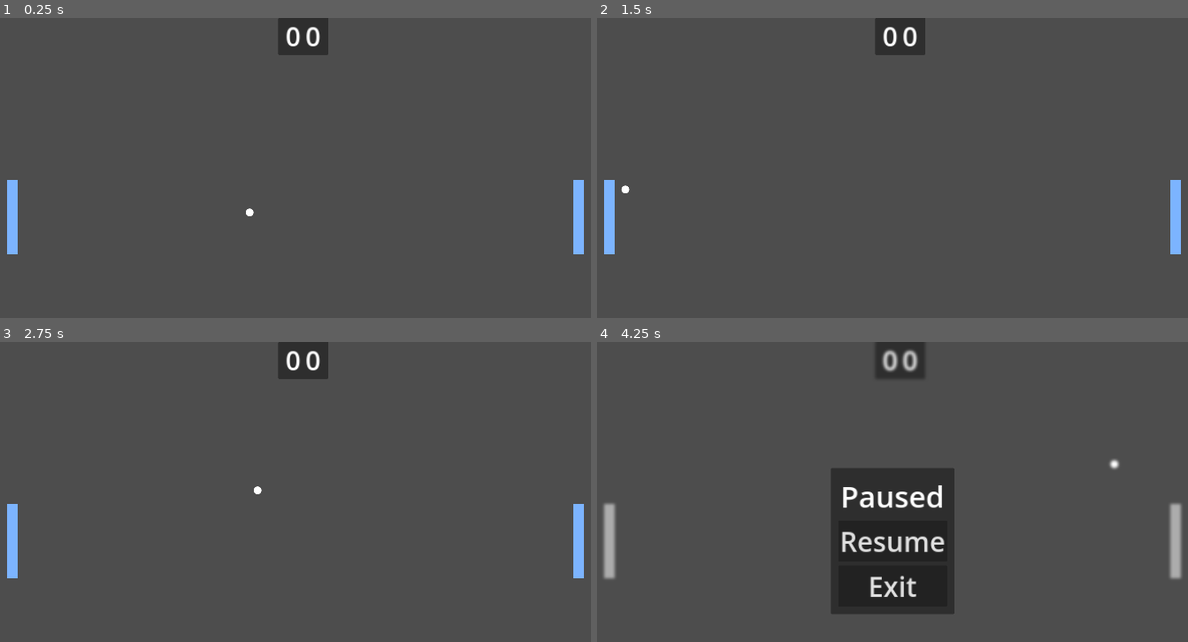
Above: before the commit, frames 1-4 (two rows, left to right).
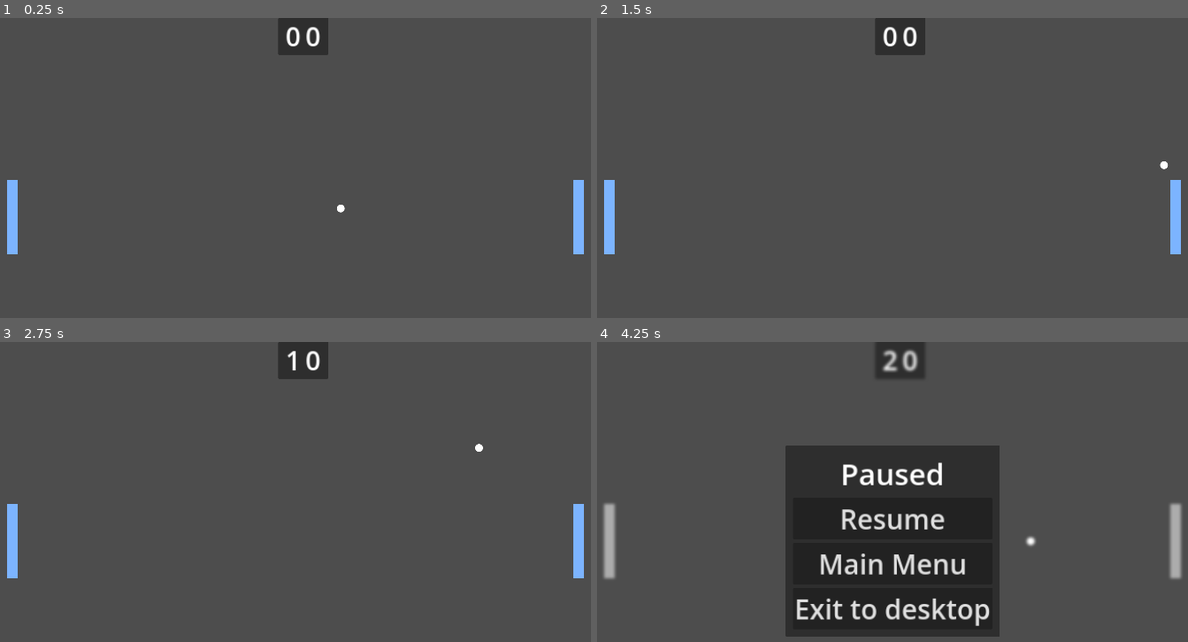
Above: after the commit, the same moments.

Repository: Telokis/MyPong
Game: Godot game, scene res://Scenes/Game/game.tscn
The game is run twice, just before and just after one commit, with the same random seed, the same clock (stepped at 60 frames per second) and the same inputs.
Inputs:
- Up to frame 1 (0.25 s): no input
- Up to frame 2 (1.5 s): tap Enter at 0.5 s
- Up to frame 3 (2.75 s): tap Space at 2 s
- Up to frame 4 (4.25 s): tap Escape (pause) at 4.15 s

The runs differ from the first frame. In frame 1, less than 0.1% of the frame differs, in the area x 41-59%, y 62-67%; in frame 2, less than 0.1%; in frame 3, 0.2%; in frame 4, 17%, in the area x 31-89%, y 4-99%.

Commit message:
Confirm Modal working

Diff:
--- a/Ball/ball.gd
+++ b/Ball/ball.gd
@@ -14,8 +14,6 @@
 func _ready():
 	$ColoredCircle.color = Color.WHITE
 	_update_radius()
-	for i in range(100):
-		print(rad_to_deg(_random_angle()))
 
 func _update_radius():
 	var collision_shape_2d: CollisionShape2D = $CollisionShape2D
--- /dev/null
+++ b/ui/ConfirmModal/confirm_modal.gd
@@ -0,0 +1,36 @@
+extends Control
+class_name ConfirmModal
+
+signal confirmed(bool)
+
+@onready var message_label: Label = %MessageLabel
+@onready var ok_button: Button = %OkButton
+@onready var cancel_button: Button = %CancelButton
+@onready var backdrop: ColorRect = $"."
+
+func _ready():
+	ok_button.pressed.connect(_on_ok_button_pressed)
+	cancel_button.pressed.connect(_on_cancel_button_pressed)
+
+func ask_confirmation(text: String, ok_text: String, cancel_text: String) -> bool:
+	set_process_unhandled_input(true)
+	message_label.text = text
+	ok_button.text = ok_text
+	cancel_button.text = cancel_text
+	show()
+	return await confirmed
+
+func _choose(is_ok: bool):
+	confirmed.emit(is_ok)
+	hide()
+	set_process_unhandled_input(false)
+
+func _on_ok_button_pressed():
+	_choose(true)
+
+func _on_cancel_button_pressed():
+	_choose(false)
+
+func _unhandled_input(event: InputEvent) -> void:
+	if event.is_action_pressed("ui_cancel"):
+		_choose(false)
--- /dev/null
+++ b/ui/ConfirmModal/confirm_modal.tscn
@@ -0,0 +1,114 @@
+[gd_scene load_steps=4 format=3 uid="uid://ci0lql3qqjhfx"]
+
+[ext_resource type="Theme" uid="uid://cw45l3bp8f0il" path="res://ui/Themes/my_theme.tres" id="1_3ofst"]
+[ext_resource type="Script" path="res://ui/ConfirmModal/confirm_modal.gd" id="1_we5ad"]
+
+[sub_resource type="StyleBoxFlat" id="StyleBoxFlat_0jiic"]
+bg_color = Color(0.201527, 0.201527, 0.201527, 1)
+border_width_left = 1
+border_width_top = 1
+border_width_right = 1
+border_width_bottom = 1
+corner_radius_bottom_left = 3
+shadow_color = Color(0, 0, 0, 0.097)
+shadow_size = 20
+shadow_offset = Vector2(0, 2)
+
+[node name="ConfirmModal" type="ColorRect"]
+process_mode = 3
+anchors_preset = 15
+anchor_right = 1.0
+anchor_bottom = 1.0
+grow_horizontal = 2
+grow_vertical = 2
+size_flags_horizontal = 4
+theme = ExtResource("1_3ofst")
+color = Color(0.1672, 0.19912, 0.38, 0.345098)
+script = ExtResource("1_we5ad")
+
+[node name="PanelContainer" type="PanelContainer" parent="."]
+layout_mode = 1
+anchors_preset = 8
+anchor_left = 0.5
+anchor_top = 0.5
+anchor_right = 0.5
+anchor_bottom = 0.5
+offset_left = -375.0
+offset_top = -135.5
+offset_right = 375.0
+offset_bottom = 135.5
+grow_horizontal = 2
+grow_vertical = 2
+theme_override_styles/panel = SubResource("StyleBoxFlat_0jiic")
+
+[node name="VBoxContainer" type="VBoxContainer" parent="PanelContainer"]
+layout_mode = 2
+size_flags_vertical = 0
+theme_override_constants/separation = 0
+
+[node name="MarginContainer" type="MarginContainer" parent="PanelContainer/VBoxContainer"]
+layout_mode = 2
+theme_override_constants/margin_left = 20
+theme_override_constants/margin_top = 20
+theme_override_constants/margin_right = 20
+theme_override_constants/margin_bottom = 20
+
+[node name="TitleLabel" type="Label" parent="PanelContainer/VBoxContainer/MarginContainer"]
+layout_mode = 2
+size_flags_horizontal = 3
+text = "Confirmation"
+horizontal_alignment = 1
+vertical_alignment = 1
+
+[node name="PanelContainer" type="PanelContainer" parent="PanelContainer/VBoxContainer"]
+layout_mode = 2
+size_flags_vertical = 2
+
+[node name="MarginContainer2" type="MarginContainer" parent="PanelContainer/VBoxContainer/PanelContainer"]
+layout_mode = 2
+size_flags_vertical = 0
+theme_override_constants/margin_left = 20
+theme_override_constants/margin_top = 20
+theme_override_constants/margin_right = 20
+theme_override_constants/margin_bottom = 20
+
+[node name="VBoxContainer" type="VBoxContainer" parent="PanelContainer/VBoxContainer/PanelContainer/MarginContainer2"]
+layout_mode = 2
+size_flags_vertical = 0
+theme_override_constants/separation = 10
+
+[node name="MessageLabel" type="Label" parent="PanelContainer/VBoxContainer/PanelContainer/MarginContainer2/VBoxContainer"]
+unique_name_in_owner = true
+custom_minimum_size = Vector2(250, 0)
+layout_mode = 2
+size_flags_vertical = 1
+text = "This will delete things."
+horizontal_alignment = 1
+autowrap_mode = 3
+
+[node name="HBoxContainer" type="HBoxContainer" parent="PanelContainer/VBoxContainer/PanelContainer/MarginContainer2/VBoxContainer"]
+layout_mode = 2
+theme_override_constants/separation = 10
+alignment = 1
+
+[node name="SpacerLeft" type="Control" parent="PanelContainer/VBoxContainer/PanelContainer/MarginContainer2/VBoxContainer/HBoxContainer"]
+layout_mode = 2
+size_flags_horizontal = 3
+
+[node name="OkButton" type="Button" parent="PanelContainer/VBoxContainer/PanelContainer/MarginContainer2/VBoxContainer/HBoxContainer"]
+unique_name_in_owner = true
+layout_mode = 2
+size_flags_horizontal = 3
+theme_type_variation = &"GreenButton"
+text = "Ok"
+
+[node name="CancelButton" type="Button" parent="PanelContainer/VBoxContainer/PanelContainer/MarginContainer2/VBoxContainer/HBoxContainer"]
+unique_name_in_owner = true
+layout_mode = 2
+size_flags_horizontal = 3
+theme_type_variation = &"RedButton"
+text = "Cancel"
+
+[node name="SpacerRight" type="Control" parent="PanelContainer/VBoxContainer/PanelContainer/MarginContainer2/VBoxContainer/HBoxContainer"]
+layout_mode = 2
+size_flags_horizontal = 3
--- a/ui/PauseMenu/pause_menu.gd
+++ b/ui/PauseMenu/pause_menu.gd
@@ -1,5 +1,14 @@
 extends CanvasLayer
 
+@onready var resume_button: Button = %ResumeButton
+@onready var main_menu_button: Button = %MainMenuButton
+@onready var exit_button: Button = %ExitButton
+@onready var confirm_modal: ConfirmModal = %ConfirmModal
+
+func _ready() -> void:
+	resume_button.pressed.connect(_on_resume_button_pressed)
+	main_menu_button.pressed.connect(_on_main_menu_button_pressed)
+	exit_button.pressed.connect(_on_exit_button_pressed)
 
 func _on_pause():
 	get_tree().paused = true
@@ -8,3 +17,15 @@
 func _on_unpause():
 	hide()
 	get_tree().paused = false
+
+func _on_resume_button_pressed():
+	_on_unpause()
+
+func _on_main_menu_button_pressed():
+	pass
+
+func _on_exit_button_pressed():
+	var confirmed = await confirm_modal.ask_confirmation("Do you really want to quit?", "Yes", "No")
+
+	if confirmed:
+		get_tree().quit()
--- a/ui/PauseMenu/pause_menu.tscn
+++ b/ui/PauseMenu/pause_menu.tscn
@@ -1,8 +1,9 @@
-[gd_scene load_steps=5 format=3 uid="uid://dictko6ob1jwp"]
+[gd_scene load_steps=6 format=3 uid="uid://dictko6ob1jwp"]
 
 [ext_resource type="Script" path="res://ui/PauseMenu/pause_menu.gd" id="1_d2108"]
 [ext_resource type="Theme" uid="uid://cw45l3bp8f0il" path="res://ui/Themes/my_theme.tres" id="1_su71u"]
 [ext_resource type="Shader" path="res://ui/PauseMenu/blur.gdshader" id="2_eq8l5"]
+[ext_resource type="PackedScene" uid="uid://ci0lql3qqjhfx" path="res://ui/ConfirmModal/confirm_modal.tscn" id="4_jvunp"]
 
 [sub_resource type="ShaderMaterial" id="ShaderMaterial_b3xd4"]
 shader = ExtResource("2_eq8l5")
@@ -65,11 +66,20 @@
 theme_type_variation = &"HugeButton"
 text = "Resume"
 
+[node name="MainMenuButton" type="Button" parent="Control/PanelContainer/MarginContainer/VBoxContainer"]
+unique_name_in_owner = true
+layout_mode = 2
+theme = ExtResource("1_su71u")
+theme_type_variation = &"HugeButton"
+text = "Main Menu"
+
 [node name="ExitButton" type="Button" parent="Control/PanelContainer/MarginContainer/VBoxContainer"]
 unique_name_in_owner = true
 layout_mode = 2
 theme = ExtResource("1_su71u")
 theme_type_variation = &"HugeButton"
-text = "Exit"
+text = "Exit to desktop"
 
-[connection signal="pressed" from="Control/PanelContainer/MarginContainer/VBoxContainer/ResumeButton" to="." method="_on_unpause"]
+[node name="ConfirmModal" parent="." instance=ExtResource("4_jvunp")]
+unique_name_in_owner = true
+visible = false
--- a/ui/Themes/my_theme.tres
+++ b/ui/Themes/my_theme.tres
@@ -1,7 +1,70 @@
-[gd_resource type="Theme" format=3 uid="uid://cw45l3bp8f0il"]
+[gd_resource type="Theme" load_steps=10 format=3 uid="uid://cw45l3bp8f0il"]
+
+[sub_resource type="StyleBoxEmpty" id="StyleBoxEmpty_6850g"]
+
+[sub_resource type="StyleBoxFlat" id="StyleBoxFlat_jmghn"]
+bg_color = Color(0.0816668, 0.7, 0, 1)
+border_width_left = 1
+border_width_top = 1
+border_width_right = 1
+border_width_bottom = 1
+
+[sub_resource type="StyleBoxFlat" id="StyleBoxFlat_iod5q"]
+bg_color = Color(0.0700001, 0.6, 0, 1)
+border_width_left = 1
+border_width_top = 1
+border_width_right = 1
+border_width_bottom = 1
+
+[sub_resource type="StyleBoxFlat" id="StyleBoxFlat_wixdq"]
+bg_color = Color(0.0933334, 0.8, 0, 1)
+border_width_left = 1
+border_width_top = 1
+border_width_right = 1
+border_width_bottom = 1
+
+[sub_resource type="StyleBoxFlat" id="StyleBoxFlat_w3nyq"]
+bg_color = Color(0, 0, 0, 0.196078)
+
+[sub_resource type="StyleBoxEmpty" id="StyleBoxEmpty_ia2fs"]
+
+[sub_resource type="StyleBoxFlat" id="StyleBoxFlat_ckbx4"]
+bg_color = Color(0.7, 0, 0, 1)
+border_width_left = 1
+border_width_top = 1
+border_width_right = 1
+border_width_bottom = 1
+
+[sub_resource type="StyleBoxFlat" id="StyleBoxFlat_8nmjf"]
+bg_color = Color(0.6, 0, 0, 1)
+border_width_left = 1
+border_width_top = 1
+border_width_right = 1
+border_width_bottom = 1
+
+[sub_resource type="StyleBoxFlat" id="StyleBoxFlat_hdxot"]
+bg_color = Color(0.8, 0, 0, 1)
+border_width_left = 1
+border_width_top = 1
+border_width_right = 1
+border_width_bottom = 1
 
 [resource]
+GreenButton/base_type = &"Button"
+GreenButton/font_sizes/font_size = 50
+GreenButton/styles/focus = SubResource("StyleBoxEmpty_6850g")
+GreenButton/styles/hover = SubResource("StyleBoxFlat_jmghn")
+GreenButton/styles/normal = SubResource("StyleBoxFlat_iod5q")
+GreenButton/styles/pressed = SubResource("StyleBoxFlat_wixdq")
 HugeButton/base_type = &"Button"
 HugeButton/font_sizes/font_size = 74
 HugeLabel/base_type = &"Label"
 HugeLabel/font_sizes/font_size = 80
+Label/font_sizes/font_size = 50
+PanelContainer/styles/panel = SubResource("StyleBoxFlat_w3nyq")
+RedButton/base_type = &"Button"
+RedButton/font_sizes/font_size = 50
+RedButton/styles/focus = SubResource("StyleBoxEmpty_ia2fs")
+RedButton/styles/hover = SubResource("StyleBoxFlat_ckbx4")
+RedButton/styles/normal = SubResource("StyleBoxFlat_8nmjf")
+RedButton/styles/pressed = SubResource("StyleBoxFlat_hdxot")
